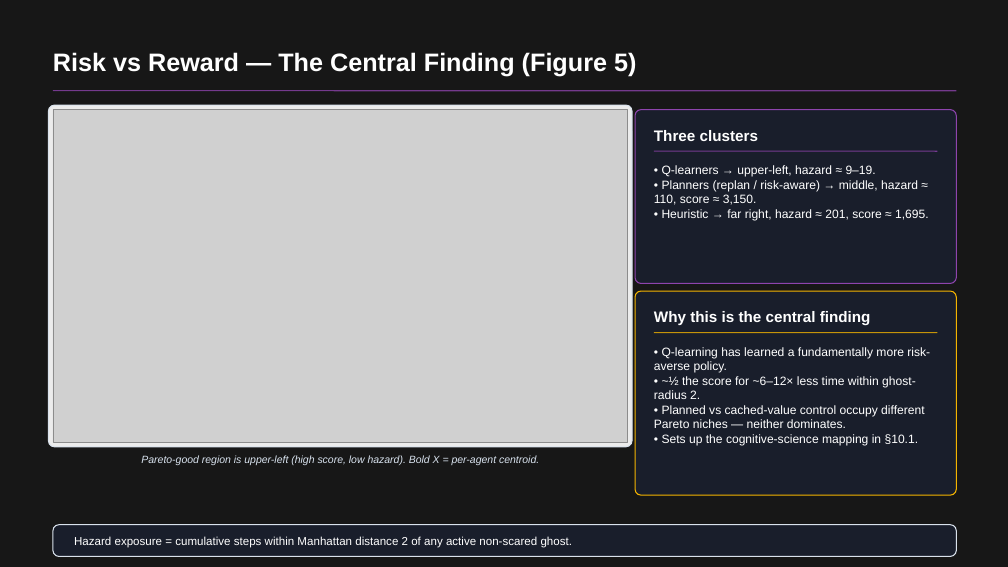
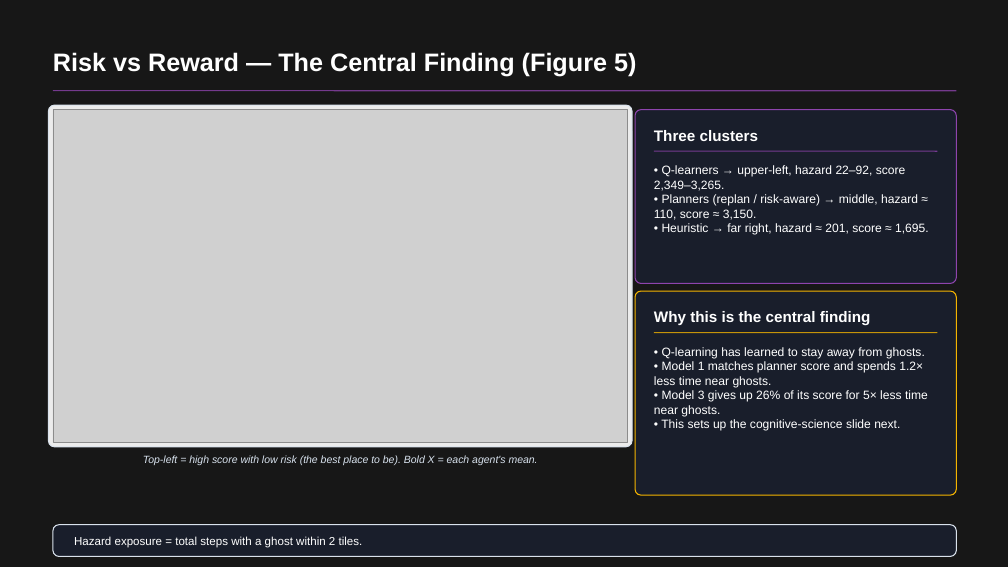
Before and after one commit to RichardFeng000/cs520-project, a slide deck: slide 6 of final_ppt/pacman_rl_final.pptx. Drawn at 1008x567 pixels with LibreOffice and Linux fonts; fonts in the diff are those of the drawing; grey boxes stand for pictures; background and template pictures are left out; a plain dark background stands for a picture behind light text. Boxes give left, top, right and bottom in pixels: in the first picture for what was removed or moved away, otherwise in the second. Text is boxed around its words. In the diff, an @@ line names an element or a change of style, - is before the commit and + after.

Commit message:
simplify ppt wording

```diff
--- a/final_ppt/pacman_rl_final.pptx
+++ b/final_ppt/pacman_rl_final.pptx
@@ text at [654,165,906,191]: text changed @@
-• Q-learners → upper-left, hazard ≈ 9–19.
+• Q-learners → upper-left, hazard 22–92, score 2,349–3,265.
@@ text at [654,347,928,431]: text changed @@
-• Q-learning has learned a fundamentally more risk-averse policy.
-• ~½ the score for ~6–12× less time within ghost-radius 2.
-• Planned vs cached-value control occupy different Pareto niches — neither dominates.
-• Sets up the cognitive-science mapping in §10.1.
+• Q-learning has learned to stay away from ghosts.
+• Model 1 matches planner score and spends 1.2× less time near ghosts.
+• Model 3 gives up 26% of its score for 5× less time near ghosts.
+• This sets up the cognitive-science slide next.
@@ text at [143,455,538,465]: text changed @@
-Pareto-good region is upper-left (high score, low hazard). Bold X = per-agent centroid.
+Top-left = high score with low risk (the best place to be). Bold X = each agent's mean.
@@ text at [74,536,363,548]: text changed @@
-Hazard exposure = cumulative steps within Manhattan distance 2 of any active non-scared ghost.
+Hazard exposure = total steps with a ghost within 2 tiles.
```
Also in this commit, not shown: 8 other slides changed, 10 other files.
